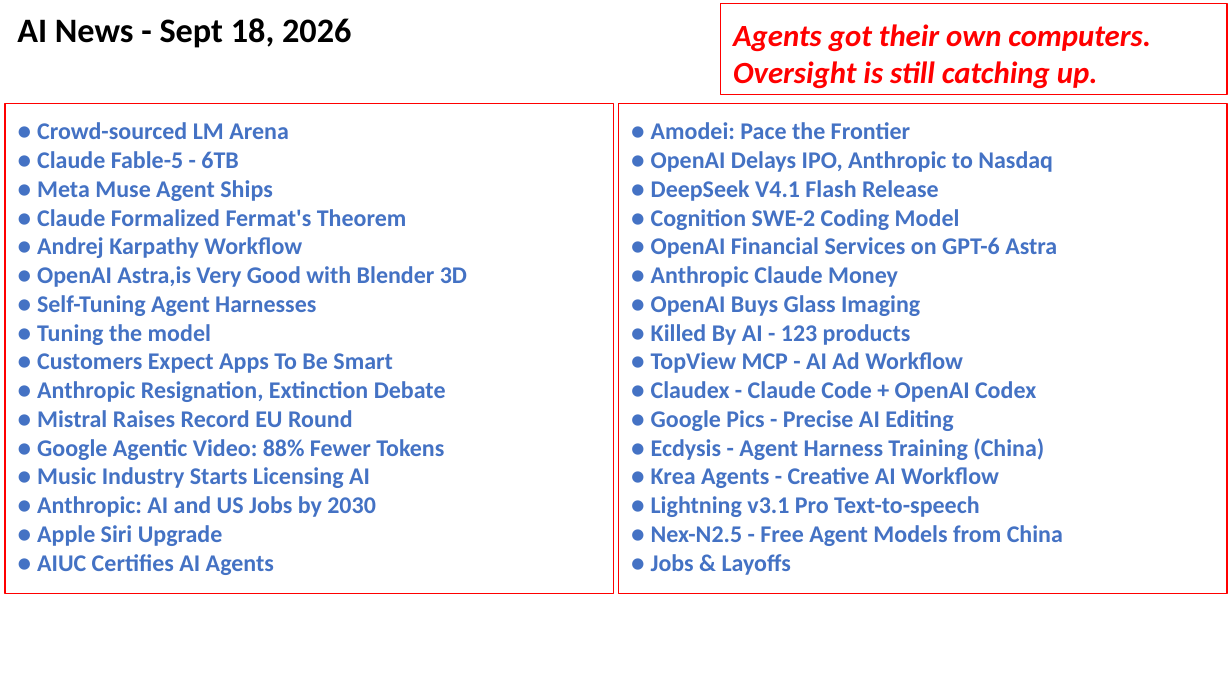
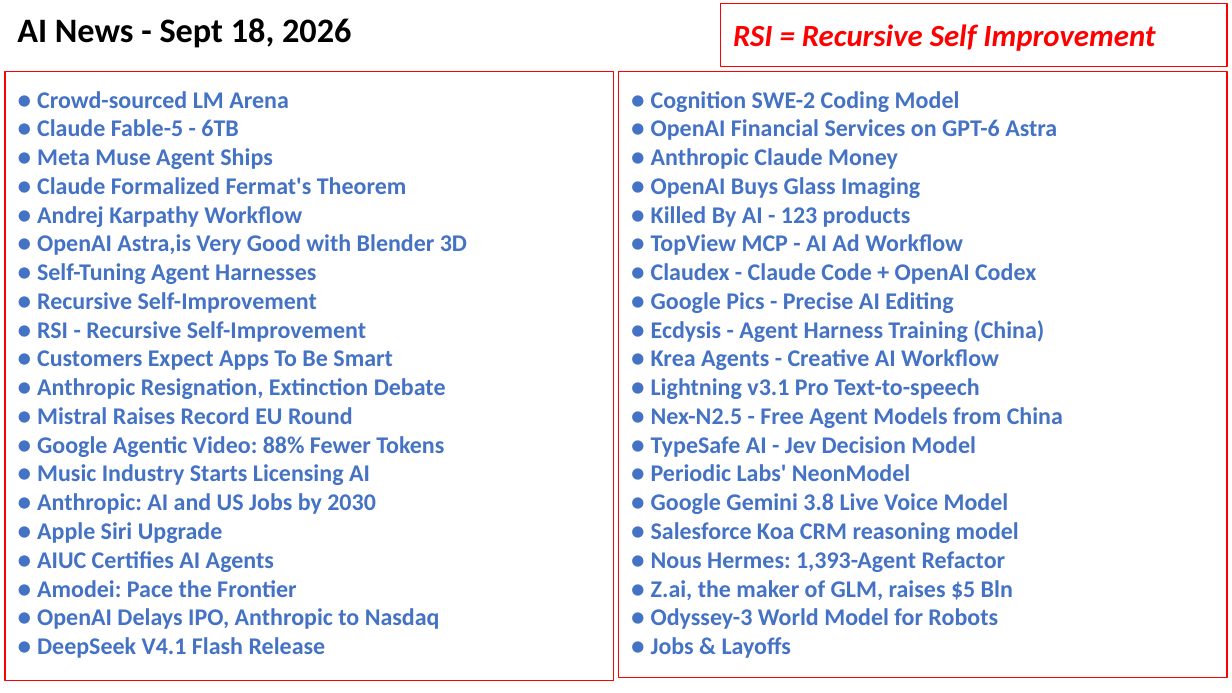
Before and after one commit to lselector/seminar, a slide deck: slide 1 of 2026/2026-09-18-AI-News.pptx. Drawn at 1232x693 pixels with LibreOffice and Linux fonts; fonts in the diff are those of the drawing. Boxes give left, top, right and bottom in pixels: in the first picture for what was removed or moved away, otherwise in the second. Text is boxed around its words. In the diff, an @@ line names an element or a change of style, - is before the commit and + after.

```diff
--- a/2026/2026-09-18-AI-News.pptx
+++ b/2026/2026-09-18-AI-News.pptx
@@ rectangle "RSI = Recursive Self Improvement": place and size @@
-rectangle "RSI = Recursive Self Improvement" at (721,4,1227,95)
+rectangle "RSI = Recursive Self Improvement" at (721,4,1227,67)
@@ text in rectangle at (733,24,1155,51): text changed @@
-Agents got their own computers. Oversight is still catching up.
+RSI = Recursive Self Improvement
@@ rectangle "● Crowd-sourced LM Arena": place and size @@
-rectangle "● Crowd-sourced LM Arena" at (5,103,614,594)
+rectangle "● Crowd-sourced LM Arena" at (5,71,614,680)
@@ rectangle "● Cognition SWE-2 Coding Model": place and size @@
-rectangle "● Cognition SWE-2 Coding Model" at (618,103,1227,594)
+rectangle "● Cognition SWE-2 Coding Model" at (618,71,1227,678)
@@ text in rectangle at (651,122,1053,201): paragraphs removed @@
-● Amodei: Pace the Frontier
-● OpenAI Delays IPO, Anthropic to Nasdaq
-● DeepSeek V4.1 Flash Release
@@ text in rectangle at (37,292,366,342): text changed @@
-● Tuning the model
+● Recursive Self-Improvement
+● RSI - Recursive Self-Improvement
@@ text in rectangle at (651,436,1019,629): paragraphs added @@
+● TypeSafe AI - Jev Decision Model
+● Periodic Labs' NeonModel
+● Google Gemini 3.8 Live Voice Model
+● Salesforce Koa CRM reasoning model
+● Nous Hermes: 1,393-Agent Refactor
+● Z.ai, the maker of GLM, raises $5 Bln
+● Odyssey-3 World Model for Robots
@@ text in rectangle at (37,580,440,658): paragraphs added @@
+● Amodei: Pace the Frontier
+● OpenAI Delays IPO, Anthropic to Nasdaq
+● DeepSeek V4.1 Flash Release
```
Also in this commit, not shown: 19 other slides changed, 4 slides added, 4 slides removed.
